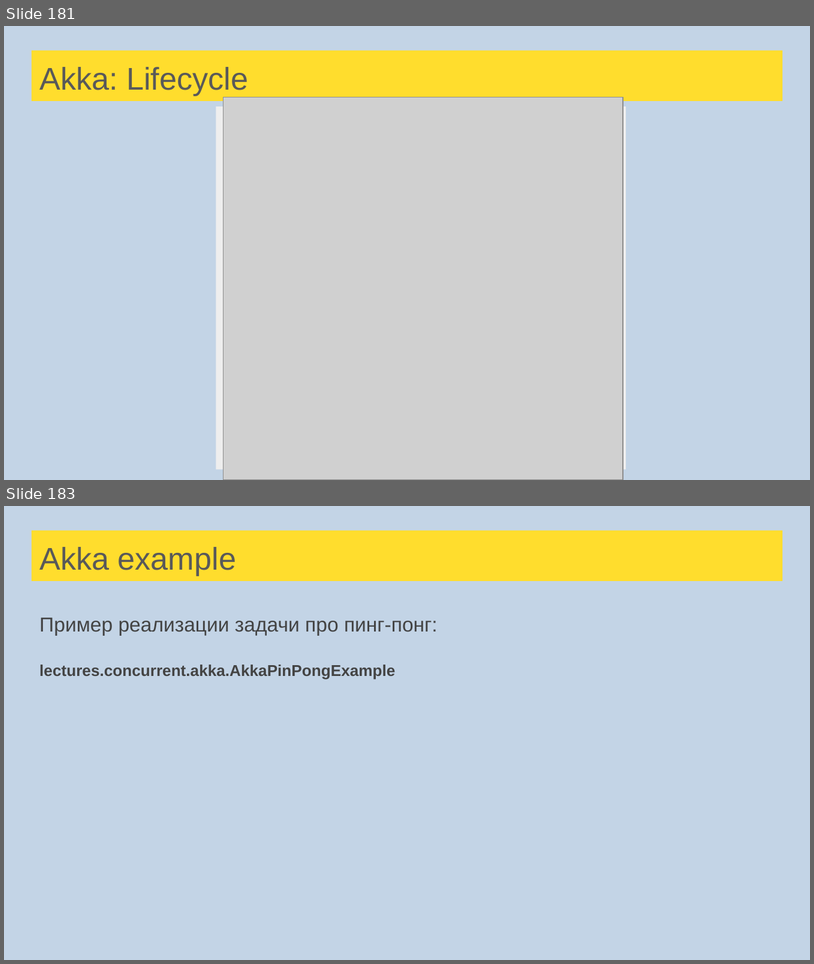
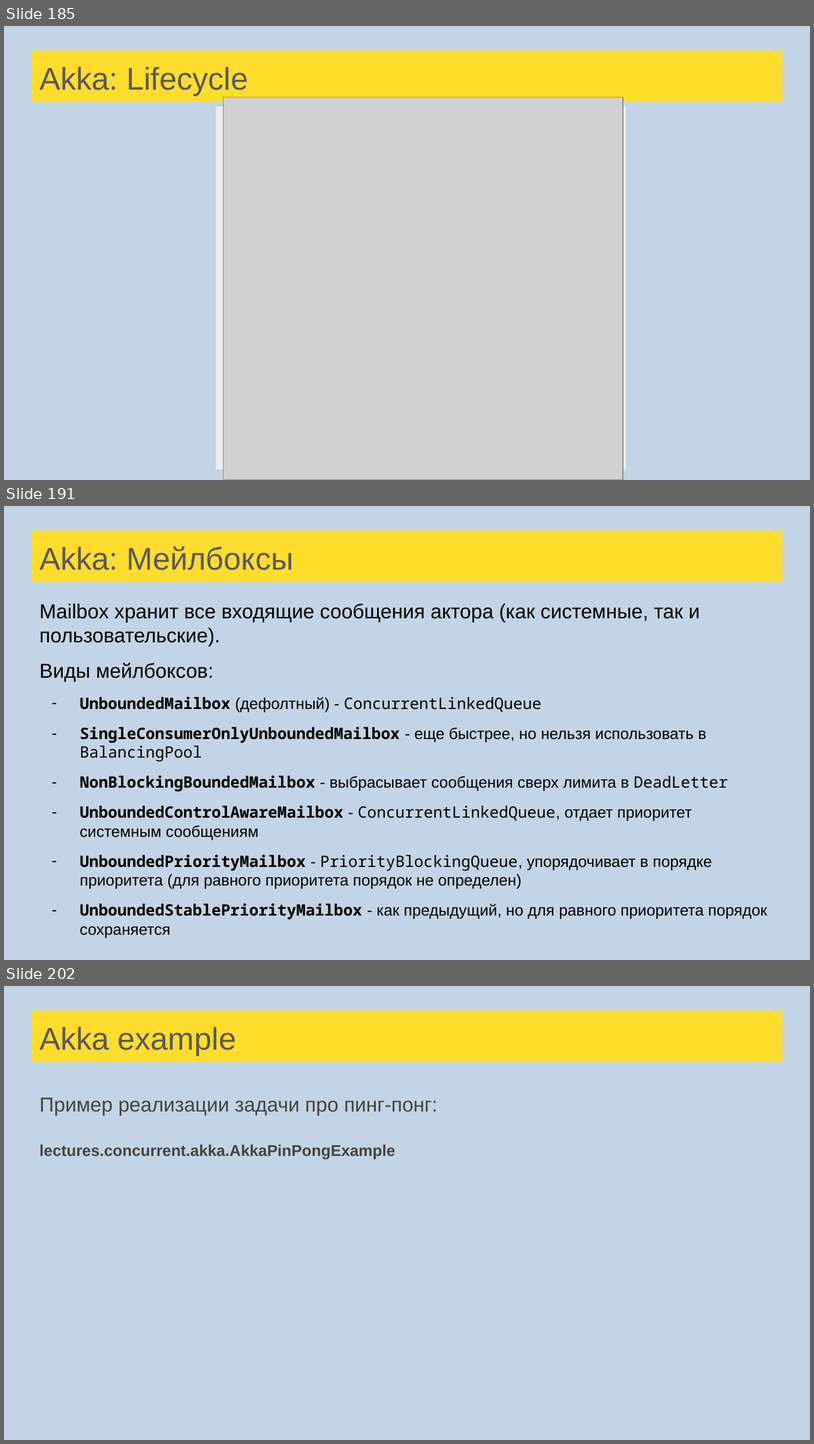
Before and after one commit to sergeypopov83/Scala-complete-course, a slide deck: src/main/resources/lectures/Лекции Scala для ФинТехКафедры.pptx. Shown one above the other, each under a label of ours: slides 181 and 183 before the commit, slides 185, 191 and 202 after it; the slides between them are not shown. The pictures are 814x964 and 814x1444 pixels, drawn with LibreOffice and Linux fonts; fonts in the diff are those of the drawing; grey boxes stand for pictures. Boxes give left, top, right and bottom in pixels: in the first picture for what was removed or moved away, otherwise in the second. Text is boxed around its words. In the diff, an @@ line names an element or a change of style, - is before the commit and + after.

```diff
--- a/src/main/resources/lectures/Лекции Scala для ФинТехКафедры.pptx
+++ b/src/main/resources/lectures/Лекции Scala для ФинТехКафедры.pptx
@@ slide 191 added at <box>4,506,810,960</box>, background #C3D4E6 @@
@@ title added at <box>32,530,783,581</box>, fill #FFDD2D, 28 pt, text #595959 @@
+Akka: Мейлбоксы
@@ text added at <box>39,603,767,937</box>, 14 pt, text #000000 @@
+Mailbox хранит все входящие сообщения актора (как системные, так и пользовательские).
+Виды мейлбоксов:
+– UnboundedMailbox (дефолтный) - ConcurrentLinkedQueue
+– SingleConsumerOnlyUnboundedMailbox - еще быстрее, но нельзя использовать в BalancingPool
+– NonBlockingBoundedMailbox - выбрасывает сообщения сверх лимита в DeadLetter
+– UnboundedControlAwareMailbox - ConcurrentLinkedQueue, отдает приоритет системным сообщениям
+– UnboundedPriorityMailbox - PriorityBlockingQueue, упорядочивает в порядке приоритета (для равного приоритета порядок не определен)
+– UnboundedStablePriorityMailbox - как предыдущий, но для равного приоритета порядок сохраняется
@@ what was slide 181 is now slide 185 @@
@@ what was slide 183 is now slide 202 @@
```
Also in this commit, not shown: 146 slides changed, 62 other slides added, 2 slides removed, 1 other file.
